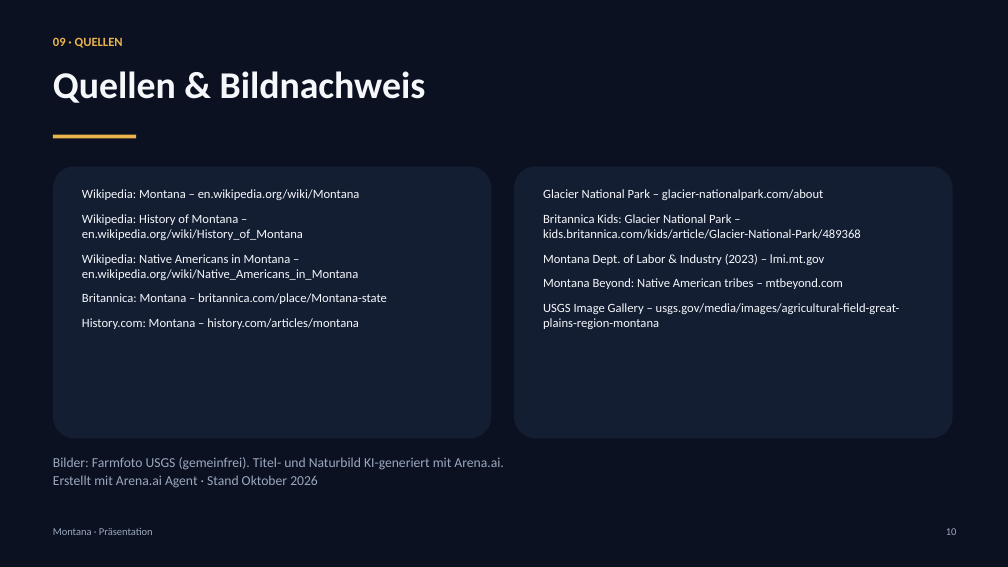
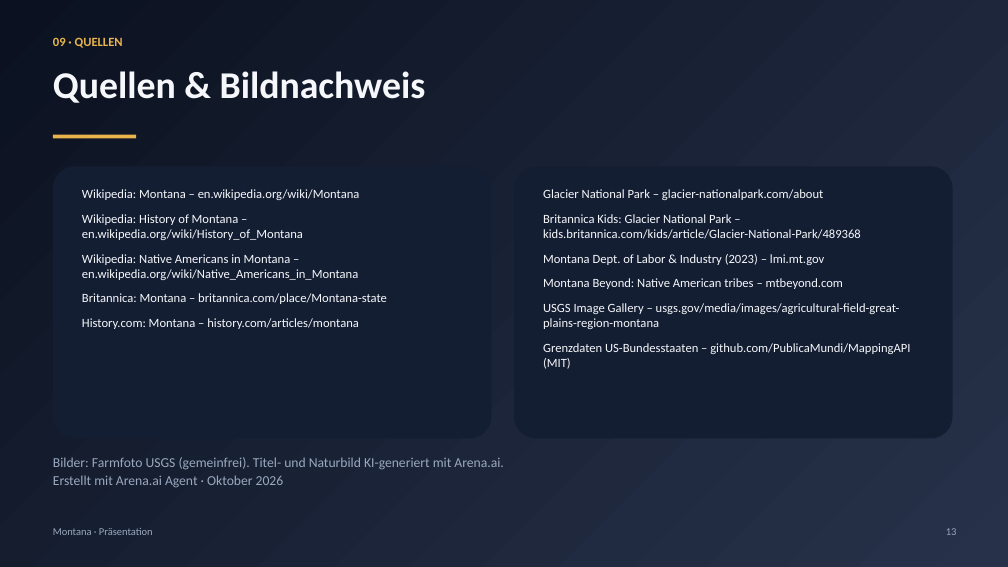
Before and after one commit to jonas050210/Powerpoint-montana, a slide deck: slide 13 of praesentation/Montana.pptx (slide 10 before the commit). Drawn at 1008x567 pixels with LibreOffice and Linux fonts; fonts in the diff are those of the drawing. Boxes give left, top, right and bottom in pixels: in the first picture for what was removed or moved away, otherwise in the second. Text is boxed around its words. In the diff, an @@ line names an element or a change of style, - is before the commit and + after.

```diff
--- a/praesentation/Montana.pptx
+++ b/praesentation/Montana.pptx
@@ background #0B1120 to gradient #0B1120 to #27324A @@
@@ text in rounded rectangle at (x1=543, y1=343, x2=910, y2=369): paragraph added @@
+Grenzdaten US-Bundesstaaten – github.com/PublicaMundi/MappingAPI (MIT)
@@ text at (x1=53, y1=475, x2=284, y2=488): text changed @@
-Erstellt mit Arena.ai Agent · Stand Oktober 2026
+Erstellt mit Arena.ai Agent · Oktober 2026
@@ text at (x1=946, y1=528, x2=957, y2=535): text changed @@
-10
+13
```
Also in this commit, not shown: 10 other slides changed, 3 slides added, 3 other files.
